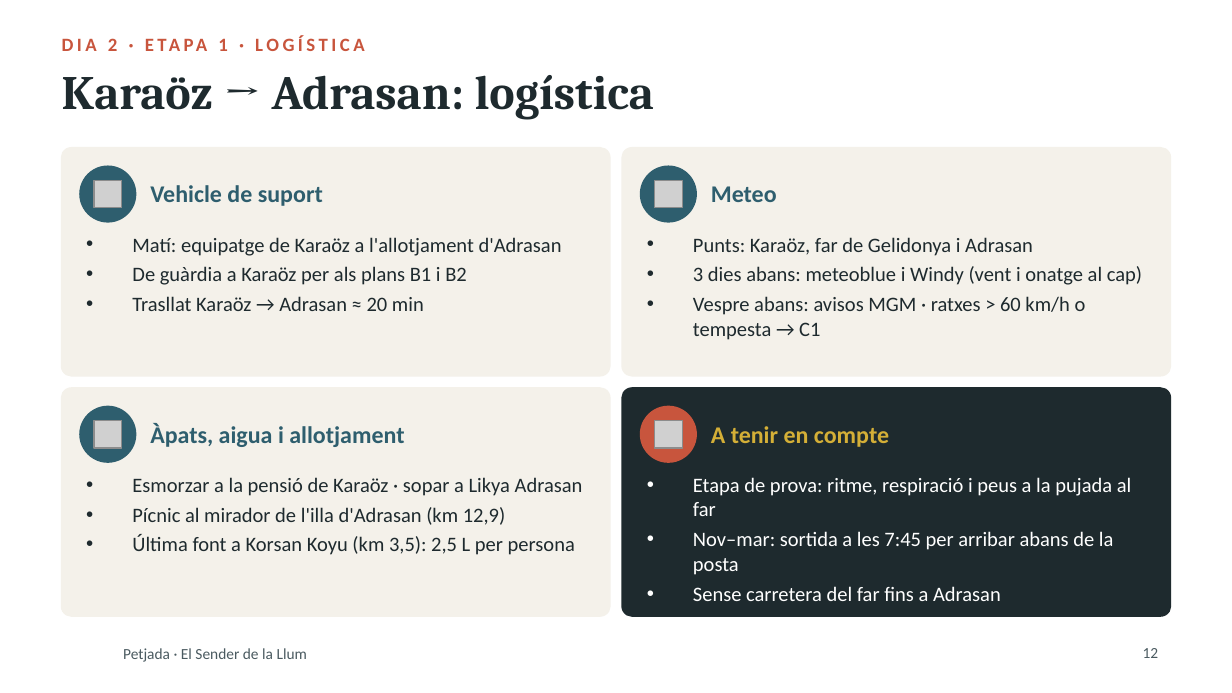
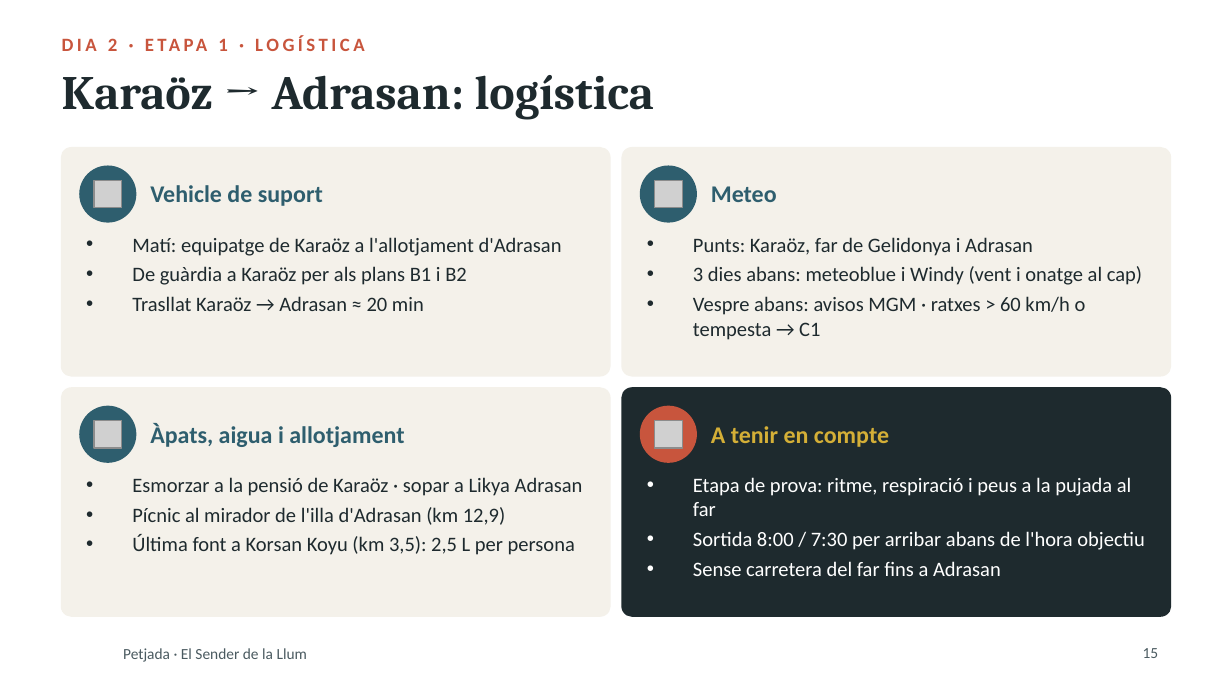
Before and after one commit to stosalca/sender-de-la-llum, a slide deck: slide 15 of Presentacio_2_Petjada.pptx (slide 12 before the commit). Drawn at 1232x693 pixels with LibreOffice and Linux fonts; fonts in the diff are those of the drawing; grey boxes stand for pictures; background and template pictures are left out. Boxes give left, top, right and bottom in pixels: in the first picture for what was removed or moved away, otherwise in the second. Text is boxed around its words. In the diff, an @@ line names an element or a change of style, - is before the commit and + after.

```diff
--- a/Presentacio_2_Petjada.pptx
+++ b/Presentacio_2_Petjada.pptx
@@ text at bbox=[693, 531, 1145, 550]: text changed @@
-• Nov–mar: sortida a les 7:45 per arribar abans de la posta
+• Sortida 8:00 / 7:30 per arribar abans de l'hora objectiu
@@ page number at bbox=[1143, 648, 1159, 658]: text changed @@
-12
+15
```
Also in this commit, not shown: 17 other slides changed, 14 slides added, 41 other files.
